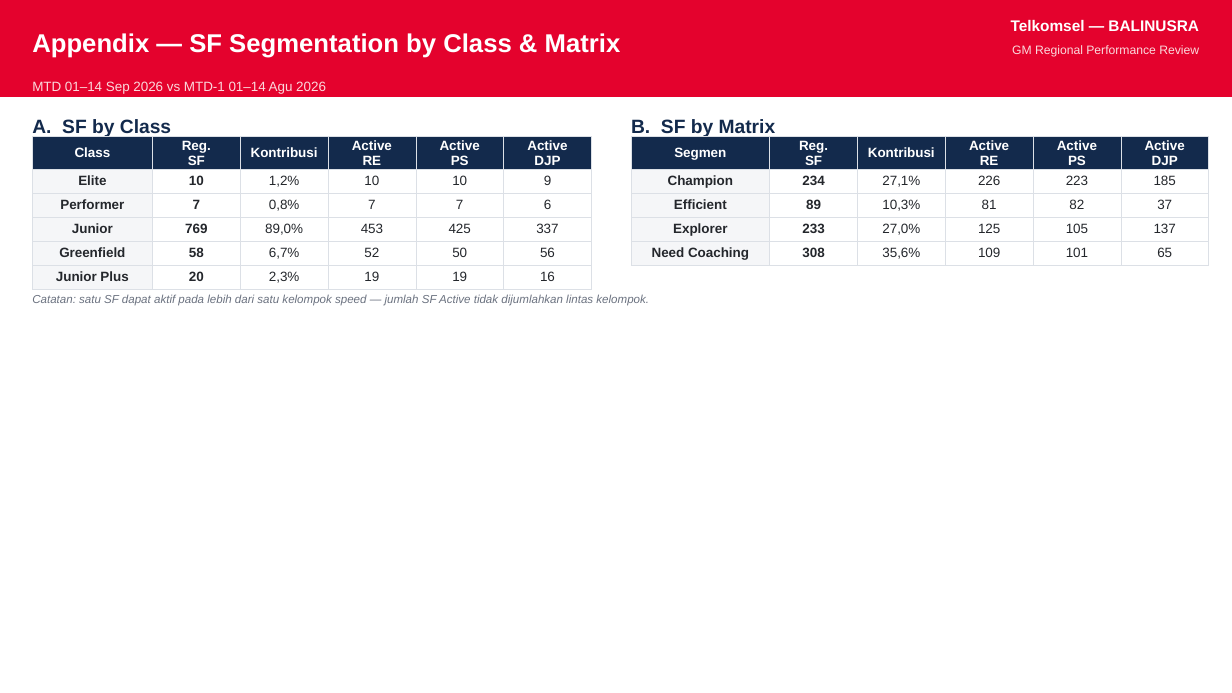
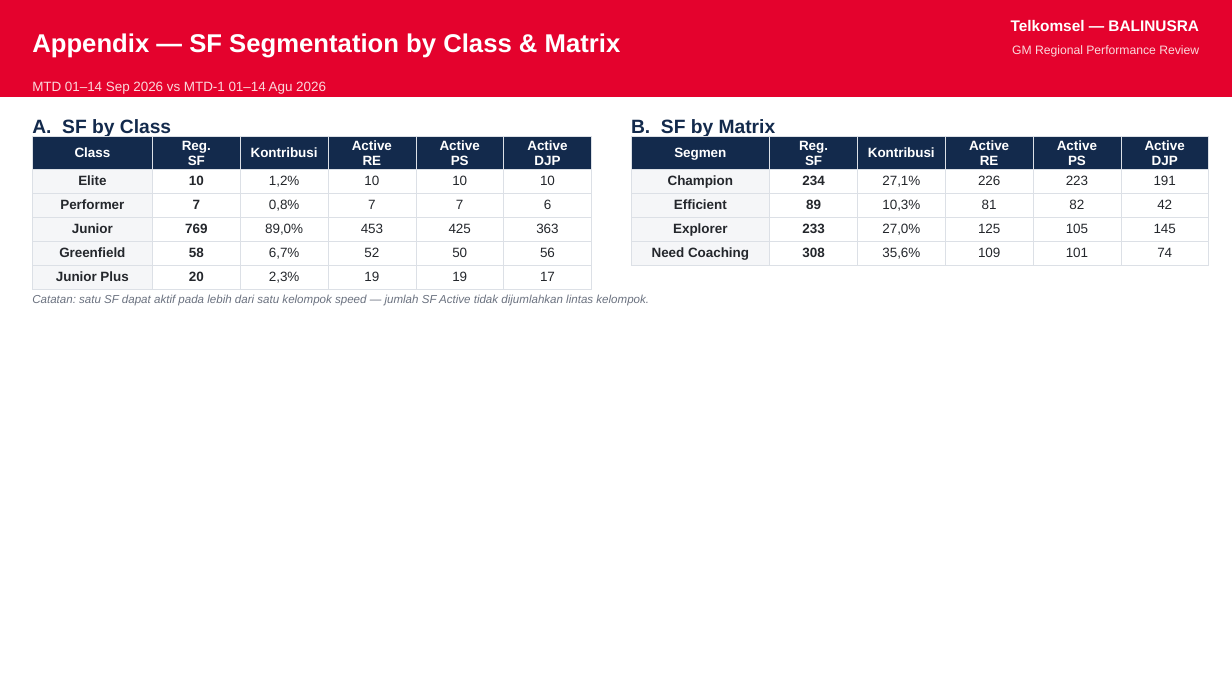
Before and after one commit to linktreehhbalnus-eng/wow_balnus, a slide deck: slide 8 of reports/BALINUSRA_GM_PERFORMANCE_SUMMARY_20260914_INARA.pptx. Drawn at 1232x693 pixels with LibreOffice and Linux fonts; fonts in the diff are those of the drawing. Boxes give left, top, right and bottom in pixels: in the first picture for what was removed or moved away, otherwise in the second. Text is boxed around its words. In the diff, an @@ line names an element or a change of style, - is before the commit and + after.

```diff
--- a/reports/BALINUSRA_GM_PERFORMANCE_SUMMARY_20260914_INARA.pptx
+++ b/reports/BALINUSRA_GM_PERFORMANCE_SUMMARY_20260914_INARA.pptx
@@ table at (x1=32, y1=137, x2=592, y2=287) @@
-row 2, column 6: 9
+row 2, column 6: 10
-row 4, column 6: 337
+row 4, column 6: 363
-row 6, column 6: 16
+row 6, column 6: 17
@@ table at (x1=631, y1=137, x2=1209, y2=264) @@
-row 2, column 6: 185
+row 2, column 6: 191
-row 3, column 6: 37
+row 3, column 6: 42
-row 4, column 6: 137
+row 4, column 6: 145
-row 5, column 6: 65
+row 5, column 6: 74
```
Also in this commit, not shown: 1 other slide changed, 12 other files.
